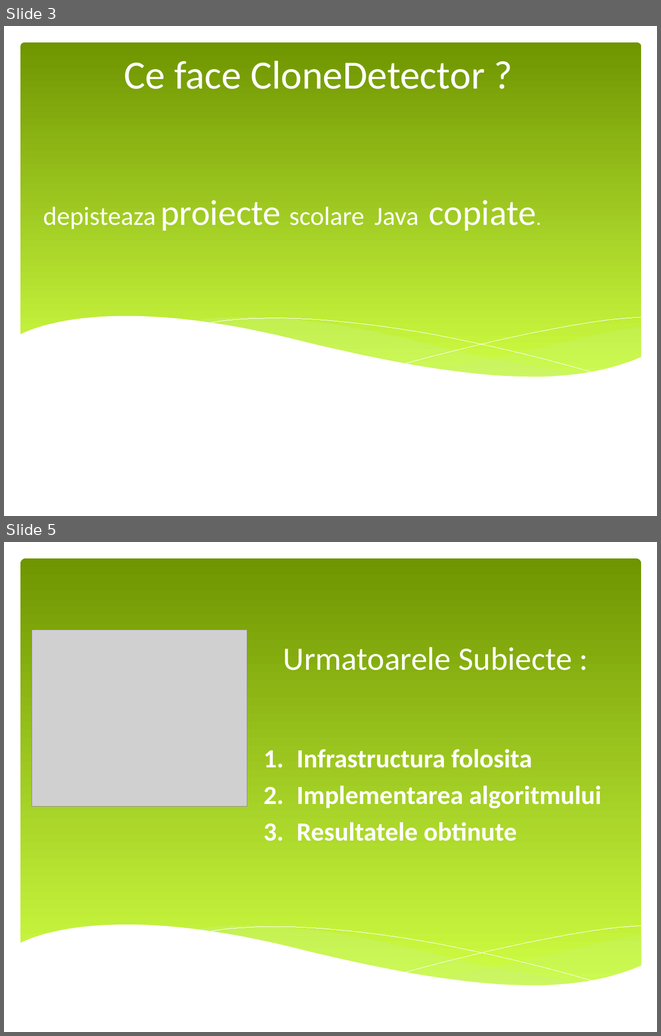
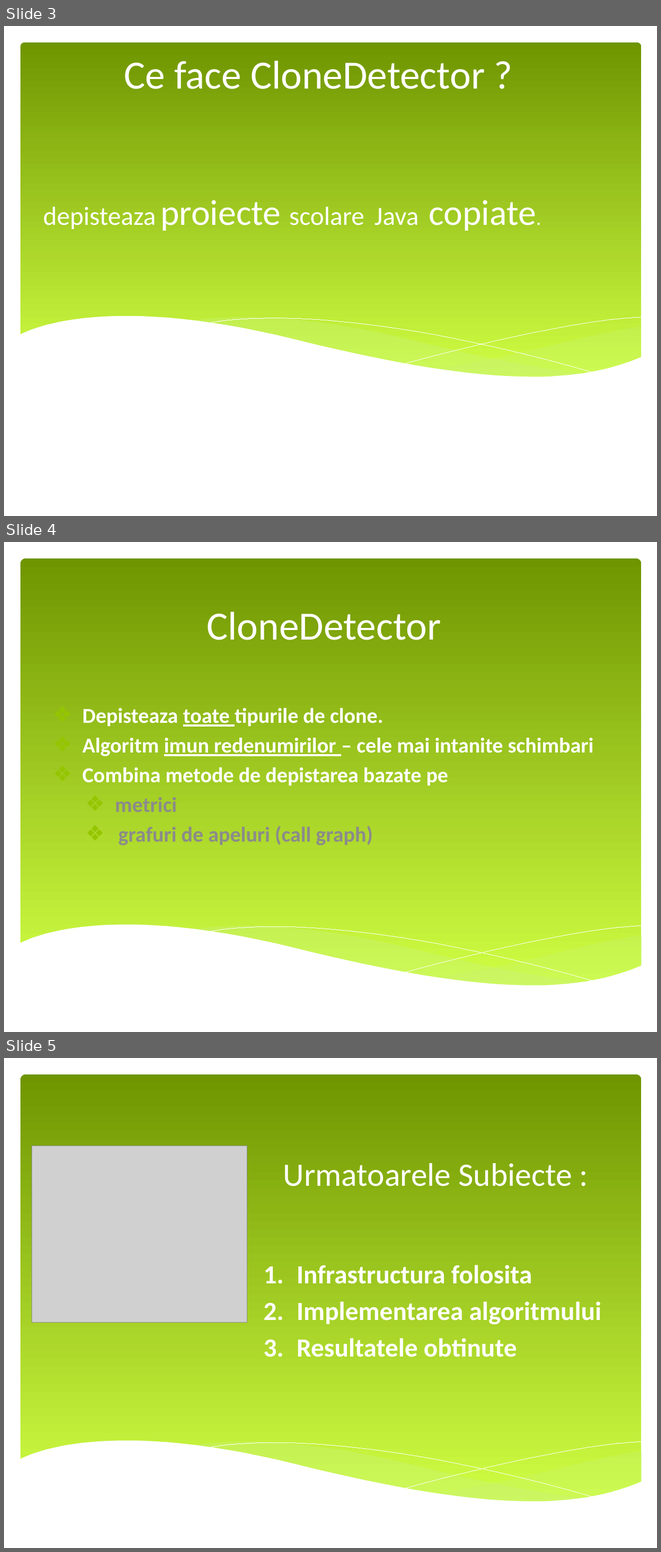
Before and after one commit to vladlep/licentavlad, a slide deck: doc/Prezentare licenta.pptx. Shown one above the other, each under a label of ours: slides 3 and 5 before the commit, slides 3, 4 and 5 after it; the slides between them are not shown. The pictures are 661x1036 and 661x1552 pixels, drawn with LibreOffice and Linux fonts; fonts in the diff are those of the drawing; grey boxes stand for pictures. Boxes give left, top, right and bottom in pixels: in the first picture for what was removed or moved away, otherwise in the second. Text is boxed around its words. In the diff, an @@ line names an element or a change of style, - is before the commit and + after.

```diff
--- a/doc/Prezentare licenta.pptx
+++ b/doc/Prezentare licenta.pptx
@@ slide 4 added at (x1=4, y1=542, x2=657, y2=1032), background #FFFFFF; not listed: 6 template elements that a slide beside it also shows @@
@@ title added at (x1=206, y1=611, x2=441, y2=640), 49 pt, text #FFFFFF @@
+CloneDetector
@@ subtitle added at (x1=82, y1=708, x2=594, y2=845), 26 pt, text #FFFFFF, bold @@
+❖ Depisteaza toate tipurile de clone.
+❖ Algoritm imun redenumirilor – cele mai intanite schimbari
+❖ Combina metode de depistarea bazate pe
+  ❖ metrici
+  ❖ grafuri de apeluri (call graph)
```
Also in this commit, not shown: 2 slides changed, 4 other slides added.
